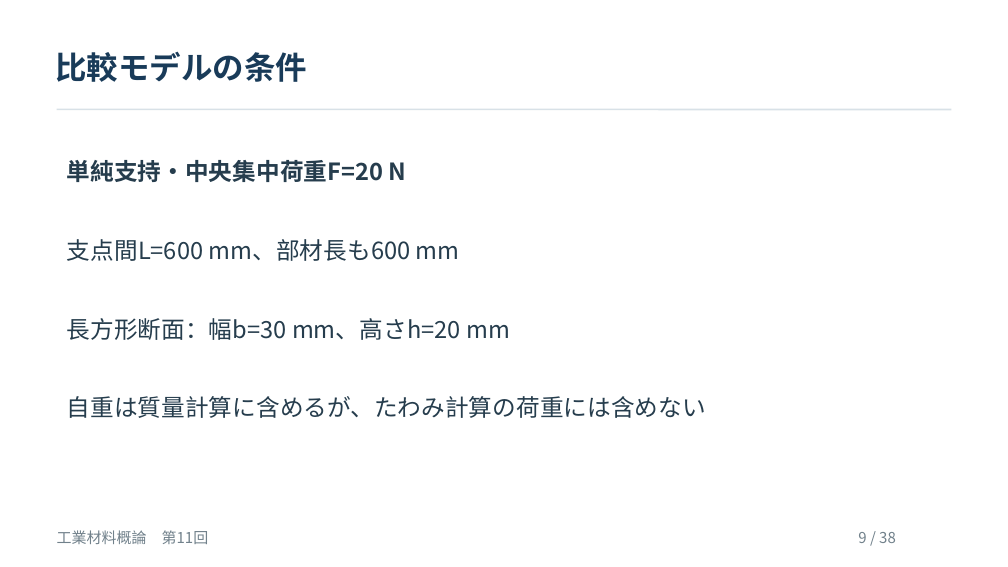
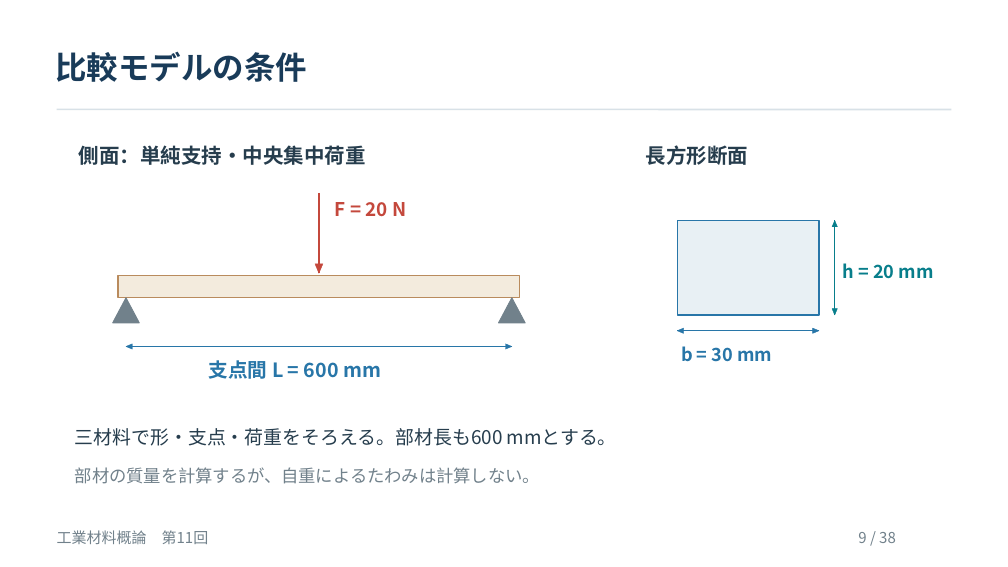
Before and after one commit to zooc-14calbp/industrial-materials-course, a slide deck: slide 9 of 学生用/第11回/11_授業スライド.pptx. Drawn at 1008x567 pixels with LibreOffice and Linux fonts; fonts in the diff are those of the drawing. Boxes give left, top, right and bottom in pixels: in the first picture for what was removed or moved away, otherwise in the second. Text is boxed around its words. In the diff, an @@ line names an element or a change of style, - is before the commit and + after.

```diff
--- a/学生用/第11回/11_授業スライド.pptx
+++ b/学生用/第11回/11_授業スライド.pptx
@@ text at [79, 145, 366, 165]: text changed; size 22.5 to 19.5 pt @@
-単純支持・中央集中荷重F=20 N
+側面：単純支持・中央集中荷重
@@ text added at [646, 145, 749, 165], 19.5 pt, text #263D4D, bold @@
+長方形断面
@@ freeform shape added at [319, 193, 320, 273], outline #C4483C 2.25 pt @@
@@ text added at [335, 202, 406, 216], 18 pt, text #C4483C, bold @@
+F = 20 N
@@ rectangle added at [678, 221, 820, 315], fill #E8F0F4, outline #2876A8 1.28 pt @@
@@ freeform shape added at [833, 221, 838, 227], fill #087E8B, outline #087E8B 0.38 pt @@
@@ freeform shape added at [835, 221, 836, 315], outline #087E8B 1.13 pt @@
@@ freeform shape added at [835, 221, 836, 315], outline #087E8B 1.13 pt @@
@@ freeform shape added at [315, 264, 323, 273], fill #C4483C, outline #C4483C 0.38 pt @@
@@ text added at [843, 263, 934, 279], 17.2 pt, text #087E8B, bold @@
+h = 20 mm
@@ freeform shape added at [113, 298, 139, 323], fill #71818B, outline #71818B 0.75 pt @@
@@ rectangle added at [118, 276, 520, 298], fill #F3EBDD, outline #B98B5D 1.28 pt @@
@@ freeform shape added at [498, 298, 525, 323], fill #71818B, outline #71818B 0.75 pt @@
@@ text removed at [67, 318, 510, 340] @@
-長方形断面：幅b=30 mm、高さh=20 mm
@@ freeform shape added at [678, 328, 684, 333], fill #2876A8, outline #2876A8 0.38 pt @@
@@ freeform shape added at [813, 328, 819, 333], fill #2876A8, outline #2876A8 0.38 pt @@
@@ freeform shape added at [833, 309, 838, 315], fill #087E8B, outline #087E8B 0.38 pt @@
@@ freeform shape added at [126, 346, 512, 347], outline #2876A8 1.13 pt @@
@@ freeform shape added at [126, 346, 512, 347], outline #2876A8 1.13 pt @@
@@ freeform shape added at [126, 344, 132, 349], fill #2876A8, outline #2876A8 0.38 pt @@
@@ freeform shape added at [506, 344, 512, 349], fill #2876A8, outline #2876A8 0.38 pt @@
@@ freeform shape added at [678, 331, 820, 332], outline #2876A8 1.13 pt @@
@@ freeform shape added at [678, 331, 820, 332], outline #2876A8 1.13 pt @@
@@ text added at [681, 346, 772, 362], 17.2 pt, text #2876A8, bold @@
+b = 30 mm
@@ text at [209, 360, 381, 379]: text changed; size 22.5 to 18.8 pt; text colour #263D4D to #2876A8; bold on @@
-支点間L=600 mm、部材長も600 mm
+支点間 L = 600 mm
@@ text added at [75, 428, 617, 446], 18 pt, text #263D4D @@
+三材料で形・支点・荷重をそろえる。部材長も600 mmとする。
@@ text at [75, 467, 540, 484]: text changed; size 22.5 to 16.5 pt; text colour #263D4D to #71818B @@
-自重は質量計算に含めるが、たわみ計算の荷重には含めない
+部材の質量を計算するが、自重によるたわみは計算しない。
```
Also in this commit, not shown: 5 other slides changed, 10 other files.
